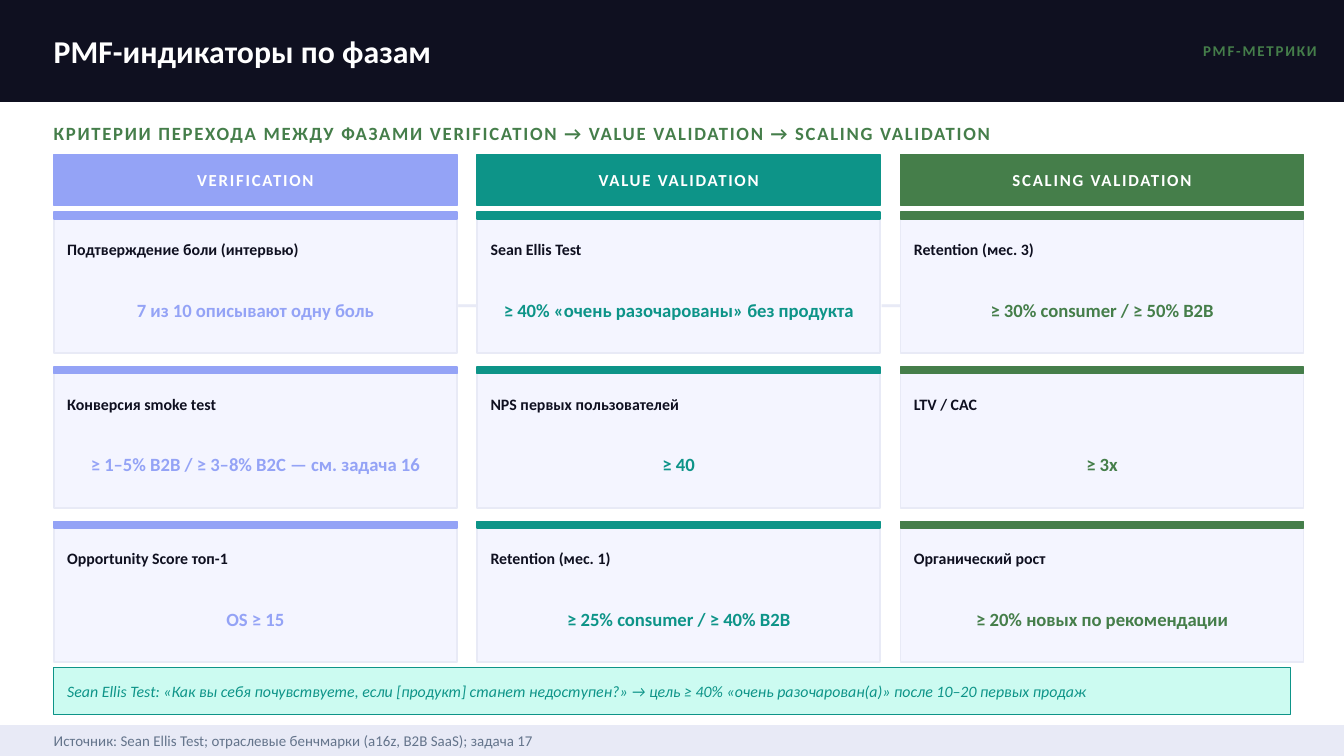
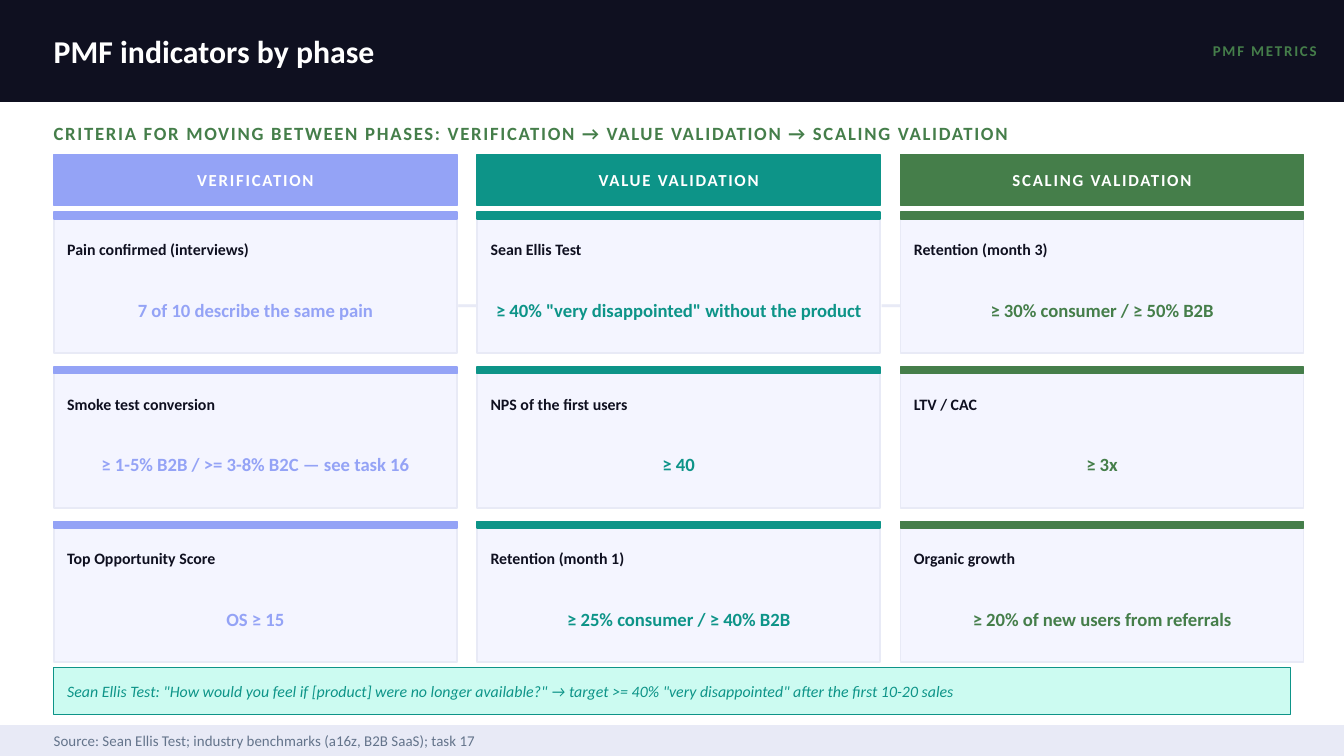
Before and after one commit to ipavelm/ultimate-product-discovery-skill, a slide deck: slide 32 of assets/presentation-template.pptx. Drawn at 1344x756 pixels with LibreOffice and Linux fonts; fonts in the diff are those of the drawing. Boxes give left, top, right and bottom in pixels: in the first picture for what was removed or moved away, otherwise in the second. Text is boxed around its words. In the diff, an @@ line names an element or a change of style, - is before the commit and + after.

```diff
--- a/assets/presentation-template.pptx
+++ b/assets/presentation-template.pptx
@@ text at box(54, 40, 374, 68): text changed @@
-PMF-индикаторы по фазам
+PMF indicators by phase
@@ text at box(1213, 46, 1317, 56): text changed @@
-PMF-МЕТРИКИ
+PMF METRICS
@@ text at box(54, 128, 1008, 140): text changed @@
-КРИТЕРИИ ПЕРЕХОДА МЕЖДУ ФАЗАМИ VERIFICATION → VALUE VALIDATION → SCALING VALIDATION
+CRITERIA FOR MOVING BETWEEN PHASES: VERIFICATION → VALUE VALIDATION → SCALING VALIDATION
@@ text at box(67, 243, 249, 258): text changed @@
-Подтверждение боли (интервью)
+Pain confirmed (interviews)
@@ text at box(914, 243, 1048, 257): text changed @@
-Retention (мес. 3)
+Retention (month 3)
@@ text at box(138, 304, 373, 320): text changed @@
-7 из 10 описывают одну боль
+7 of 10 describe the same pain
@@ text at box(509, 304, 862, 320): text changed @@
-≥ 40% «очень разочарованы» без продукта
+≥ 40% "very disappointed" without the product
@@ text at box(67, 399, 215, 410): text changed @@
-Конверсия smoke test
+Smoke test conversion
@@ text at box(491, 399, 628, 410): text changed @@
-NPS первых пользователей
+NPS of the first users
@@ text at box(115, 458, 409, 471): text changed @@
-≥ 1–5% B2B / ≥ 3–8% B2C — см. задача 16
+≥ 1-5% B2B / >= 3-8% B2C — see task 16
@@ text at box(67, 553, 215, 567): text changed @@
-Opportunity Score топ-1
+Top Opportunity Score
@@ text at box(491, 552, 624, 566): text changed @@
-Retention (мес. 1)
+Retention (month 1)
@@ text at box(914, 553, 1015, 567): text changed @@
-Органический рост
+Organic growth
@@ text at box(986, 613, 1232, 626): text changed @@
-≥ 20% новых по рекомендации
+≥ 20% of new users from referrals
@@ text at box(67, 685, 954, 700): text changed @@
-Sean Ellis Test: «Как вы себя почувствуете, если [продукт] станет недоступен?» → цель ≥ 40% «очень разочарован(а)» после 10–20 первых продаж
+Sean Ellis Test: "How would you feel if [product] were no longer available?" → target >= 40% "very disappointed" after the first 10-20 sales
@@ text at box(54, 735, 475, 749): text changed @@
-Источник: Sean Ellis Test; отраслевые бенчмарки (a16z, B2B SaaS); задача 17
+Source: Sean Ellis Test; industry benchmarks (a16z, B2B SaaS); task 17
```
Also in this commit, not shown: 24 other slides changed, 9 slides added, 9 slides removed, 6 other files.
